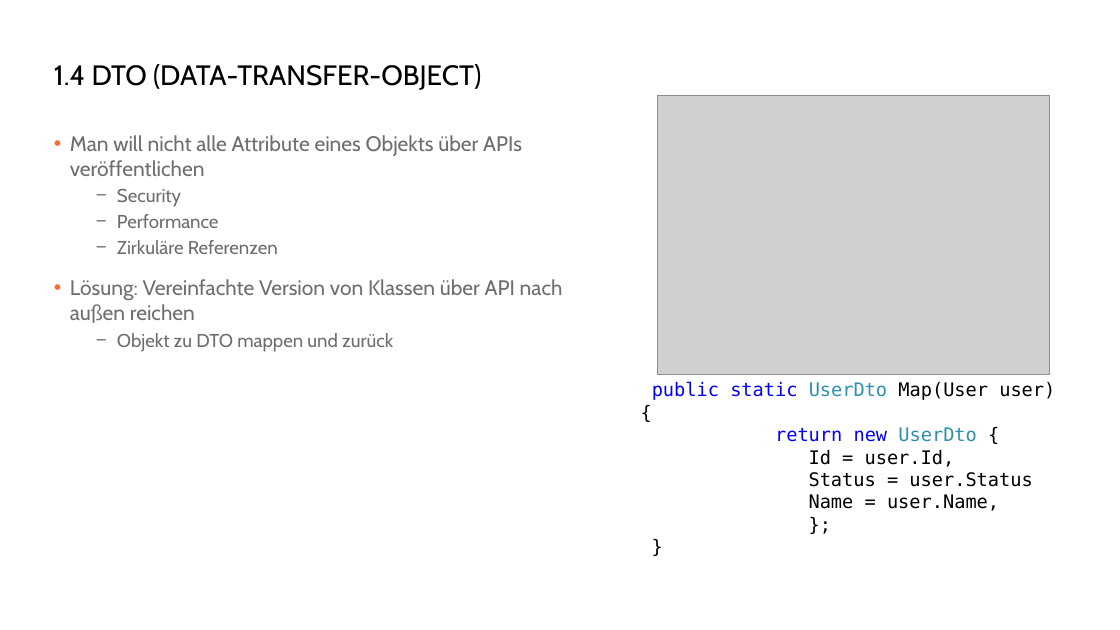
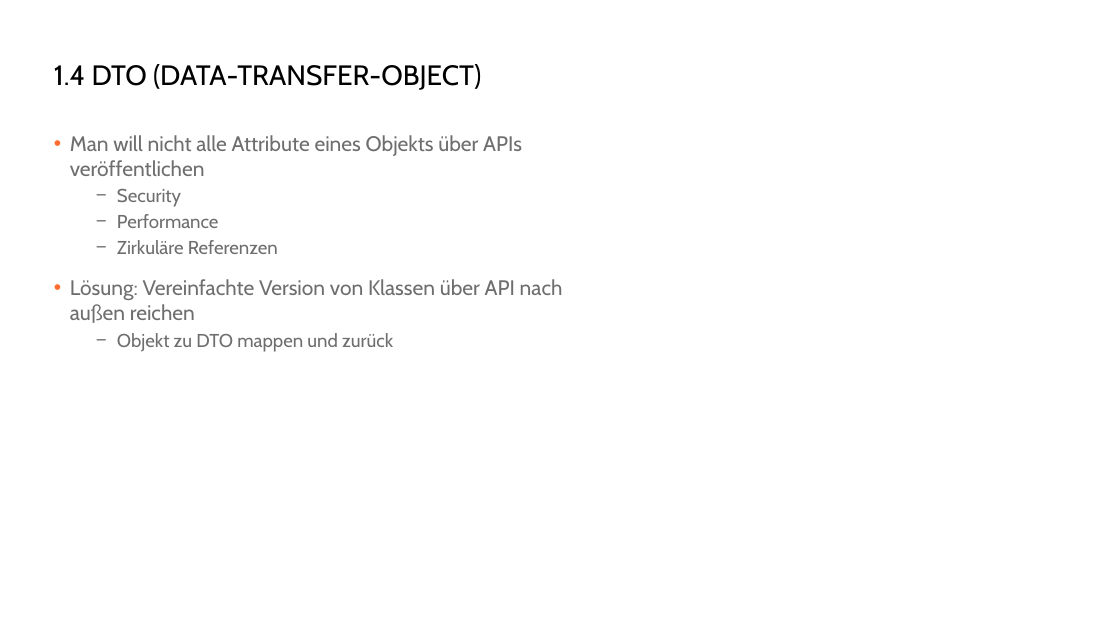
Before and after one commit to danielbeckmann/DotNETJumpStart, a slide deck: slide 8 of 05. ASP.NET Web API/Entwicklung einer Schnittstelle mit ASP.NET Web API.pptx. Drawn at 1120x630 pixels with LibreOffice and Linux fonts; fonts in the diff are those of the drawing; grey boxes stand for pictures; background and template pictures are left out. Boxes give left, top, right and bottom in pixels: in the first picture for what was removed or moved away, otherwise in the second. Text is boxed around its words. In the diff, an @@ line names an element or a change of style, - is before the commit and + after.

```diff
--- a/05. ASP.NET Web API/Entwicklung einer Schnittstelle mit ASP.NET Web API.pptx
+++ b/05. ASP.NET Web API/Entwicklung einer Schnittstelle mit ASP.NET Web API.pptx
@@ picture removed at bbox=[658, 96, 1050, 374] @@
@@ text removed at bbox=[652, 382, 1055, 511] @@
-public static UserDto Map(User user) {
-return new UserDto {
-Id = user.Id,
-Status = user.Status
-Name = user.Name,
-};
-}
```
Also in this commit, not shown: 1 other slide changed, 2 slides added.
